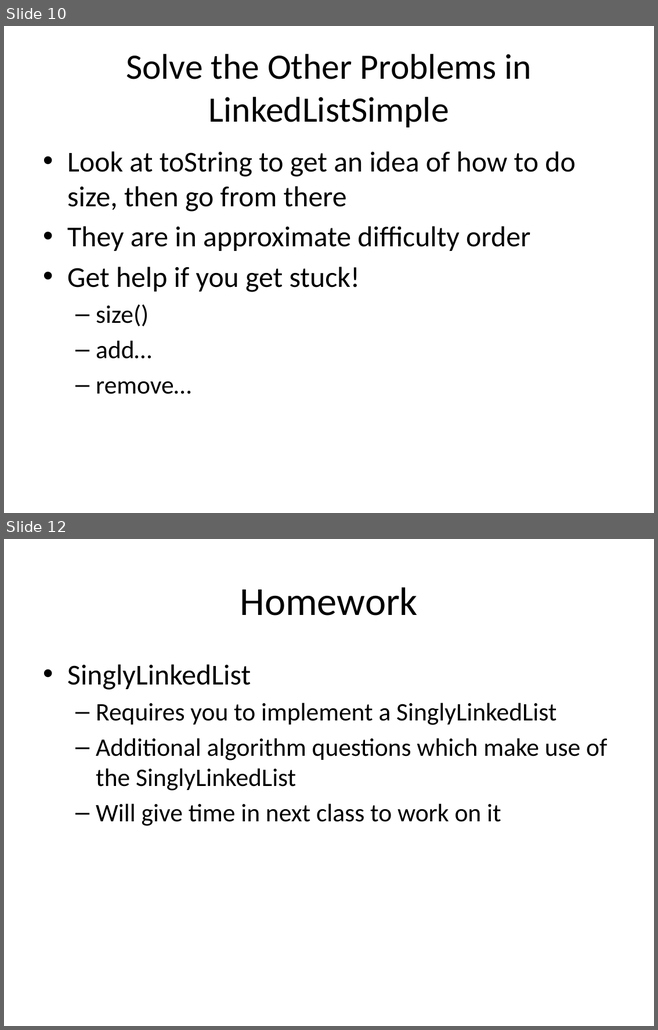
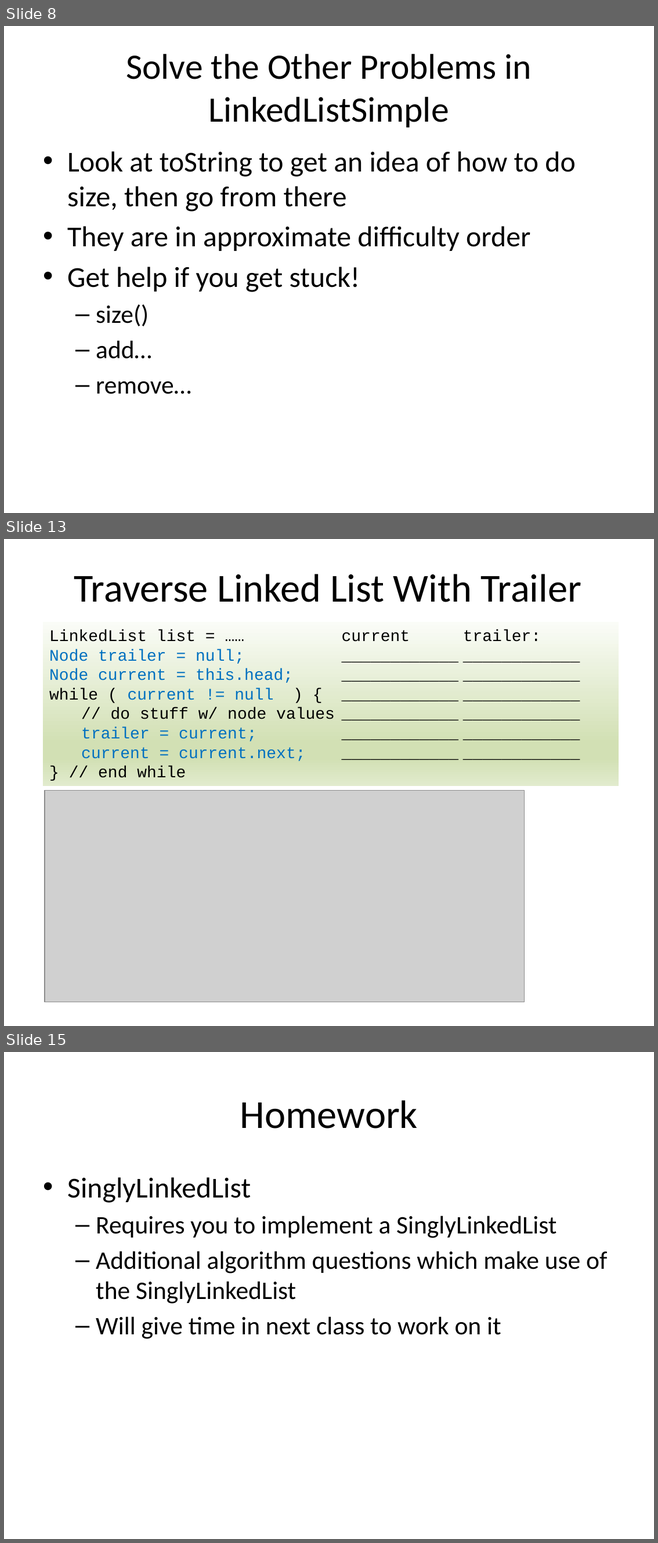
Before and after one commit to RHIT-CSSE/csse220, a slide deck: ClassMaterials/LinkedLists/Slides/LinkedLists.pptx. Shown one above the other, each under a label of ours: slides 10 and 12 before the commit, slides 8, 13 and 15 after it; the slides between them are not shown. The pictures are 658x1030 and 658x1543 pixels, drawn with LibreOffice and Linux fonts; fonts in the diff are those of the drawing; grey boxes stand for pictures. Boxes give left, top, right and bottom in pixels: in the first picture for what was removed or moved away, otherwise in the second. Text is boxed around its words. In the diff, an @@ line names an element or a change of style, - is before the commit and + after.

```diff
--- a/ClassMaterials/LinkedLists/Slides/LinkedLists.pptx
+++ b/ClassMaterials/LinkedLists/Slides/LinkedLists.pptx
@@ slide 13 added at box(4, 539, 654, 1026), background #FFFFFF @@
@@ title added at box(74, 574, 582, 602), 44 pt, text #000000 @@
+Traverse Linked List With Trailer
@@ rectangle added at box(43, 622, 619, 786), fill gradient #FAFCF7 to #D2E0B4 to #E1EBCD, 18 pt, text #000000 @@
+LinkedList list = …… current trailer:
+Node trailer = null; ____________ ____________
+Node current = this.head; ____________ ____________
+while ( current != null ) { ____________ ____________
+// do stuff w/ node values ____________ ____________
+trailer = current; ____________ ____________
+current = current.next; ____________ ____________
+} // end while
@@ picture added at box(44, 790, 524, 1002) @@
@@ what was slide 10 is now slide 8 @@
@@ what was slide 12 is now slide 15 @@
```
Also in this commit, not shown: 8 slides changed, 8 other slides added, 3 slides removed.
